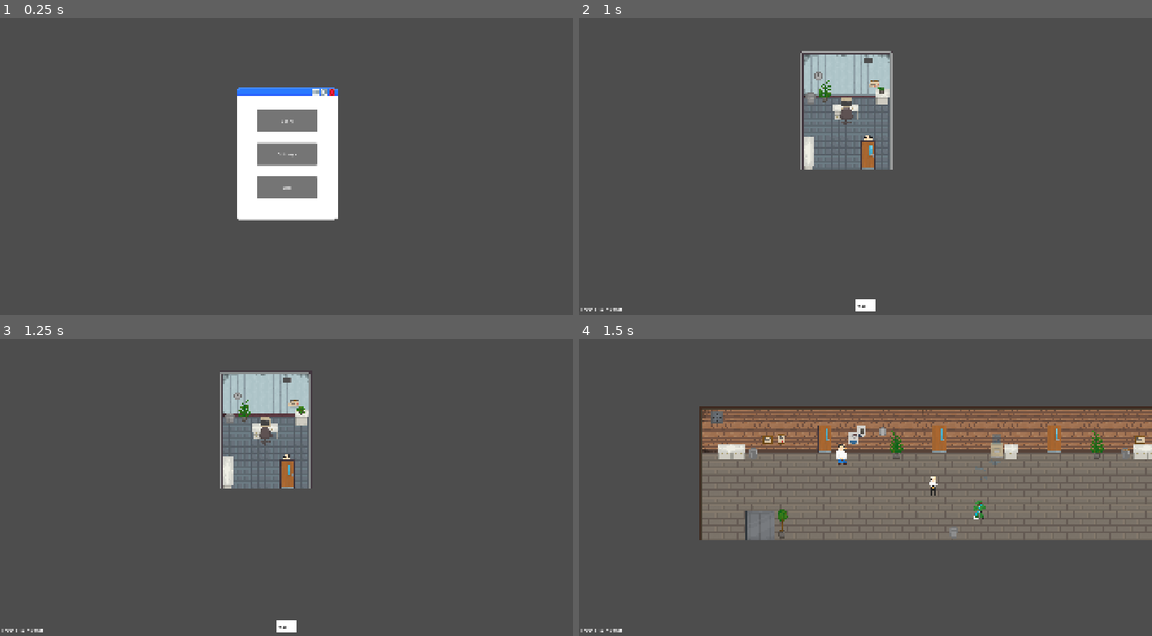
Above: before the commit, frames 1-4 (two rows, left to right).
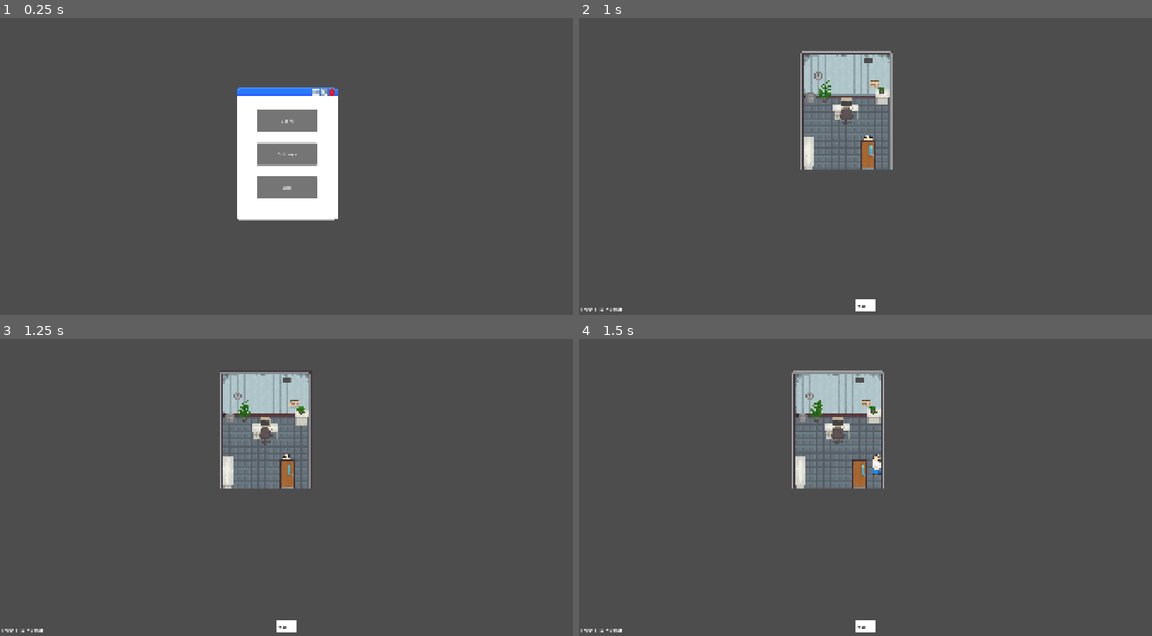
Above: after the commit, the same moments.

Repository: ShlimerAFK/GameJam
Game: Godot game, scene res://scenes/main_menu.tscn
The game is run twice, just before and just after one commit, with the same random seed, the same clock (stepped at 60 frames per second) and the same inputs.
Inputs:
- Up to frame 1 (0.25 s): no input
- Up to frame 2 (1 s): click "Start" at 0.5 s
- Up to frame 3 (1.25 s): no input
- Up to frame 4 (1.5 s): tap E (interact) at 1.25 s; hold D (right) from 1.28 s (still down); hold 1 (1) from 1.28 s (still down)

Frames 1-3 are identical in both runs. In frame 4, 33% of the frame differs, in the area x 21-100%, y 10-99%.

Commit message:
Fixed narrations player is interacting bugg

Diff:
--- a/scripts/npc/basic_dialog.gd
+++ b/scripts/npc/basic_dialog.gd
@@ -58,7 +58,7 @@
 	elif Input.is_action_just_pressed("5") and amout_of_choises >= 5 and player_is_choosing:
 		start_new_dialog(4)
 
-	elif Input.is_action_just_pressed("scroll_dialog") and count == len(dialogues) and player_is_choosing == false:
+	elif Input.is_action_just_pressed("scroll_dialog") and count == len(dialogues) and player_is_choosing == false and textbox.visible == true:
 		textbox.visible = false
 		Global.player_is_interacting = false
 		count = 0
--- a/thingies/narration.gd
+++ b/thingies/narration.gd
@@ -13,6 +13,7 @@
 
 func start_narration(dialog: String, file_name: String) -> void:
 
+	Global.player_is_interacting = true
 
 	current_file_name = file_name
 	file_path = "res://narrations/" + current_file_name
